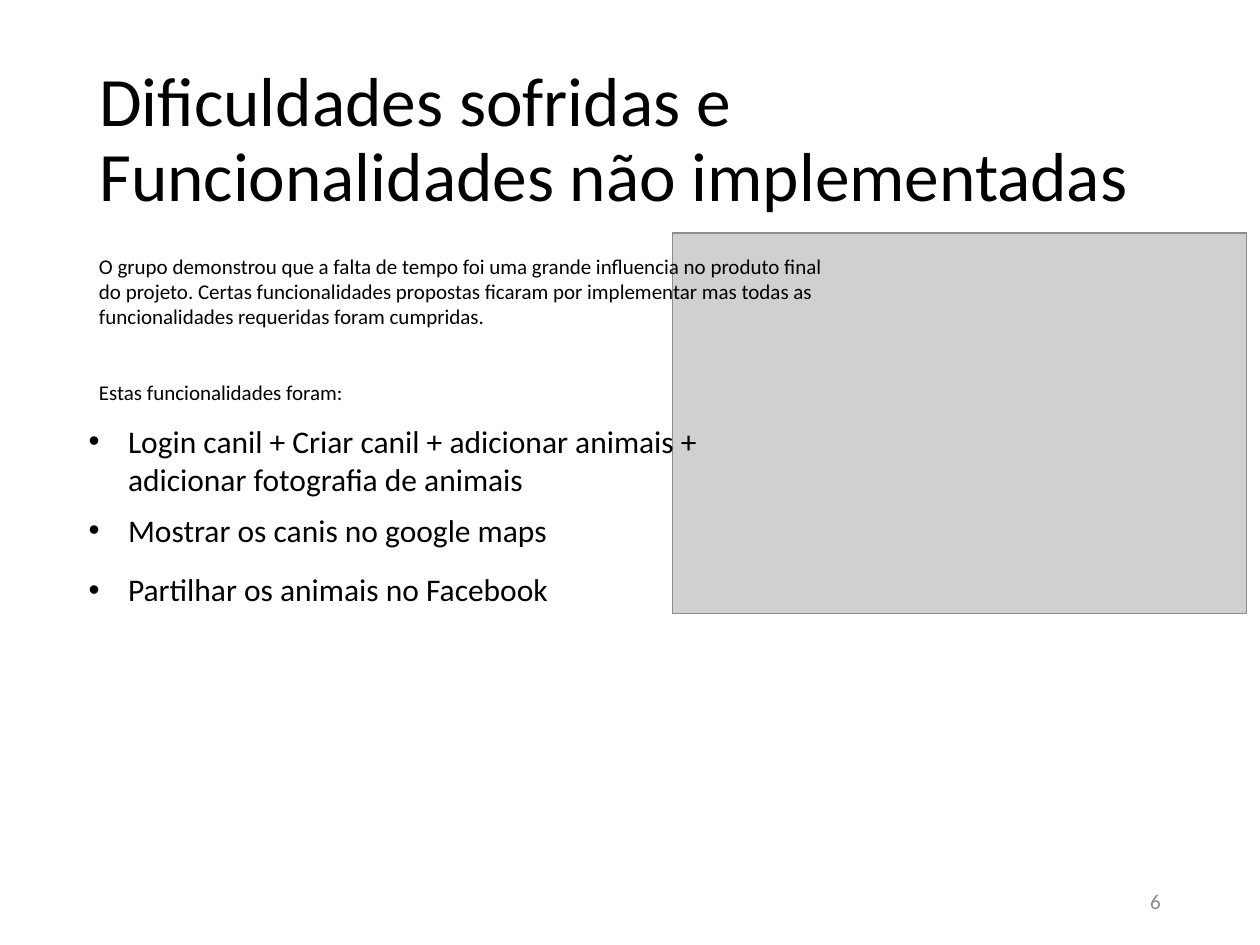
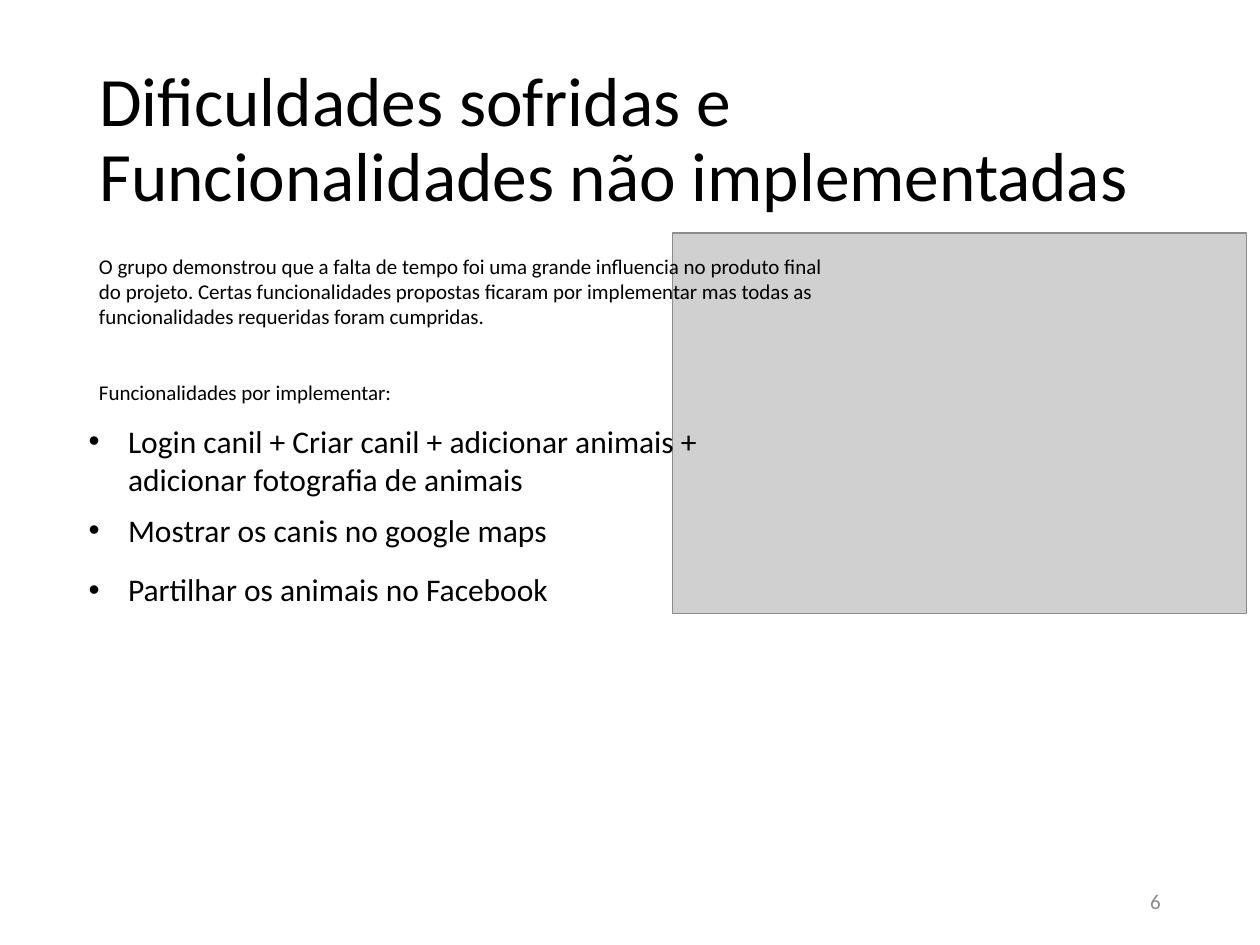
Before and after one commit to rip0lh0/Projeto-Final-PSI, a slide deck: slide 6 of #Assets (Raw)/Presentations/Presentation02.pptx. Drawn at 1260x945 pixels with LibreOffice and Linux fonts; fonts in the diff are those of the drawing; grey boxes stand for pictures. Boxes give left, top, right and bottom in pixels: in the first picture for what was removed or moved away, otherwise in the second. Text is boxed around its words. In the diff, an @@ line names an element or a change of style, - is before the commit and + after.

Commit message:
#Presentation

```diff
--- a/#Assets (Raw)/Presentations/Presentation02.pptx
+++ b/#Assets (Raw)/Presentations/Presentation02.pptx
@@ text at (x1=99, y1=385, x2=392, y2=404): text changed @@
-Estas funcionalidades foram:
+Funcionalidades por implementar:
```
Also in this commit, not shown: 2 other slides changed.
